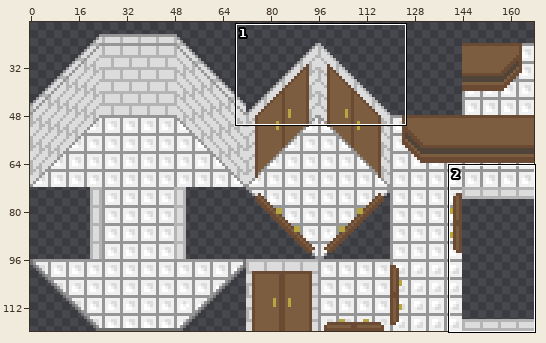
Edited in one commit: sprite sheet (Sprites/tiles/spritesheet-building.png). The picture above shows the old version from afar; the outline marks the close-up.
Close-up. Earlier state:
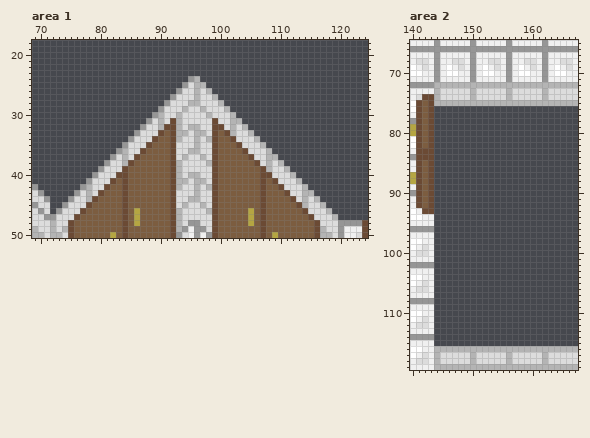
The file is 168x120 pixels. Colours within 5 levels of each other are drawn and written as one. Shown: area 1: x 69..124, y 18..50; area 2: x 140..167, y 65..119. The wide view leaves out empty margins. The commit also changed other parts of the picture, which this record leaves out.
Once edited:
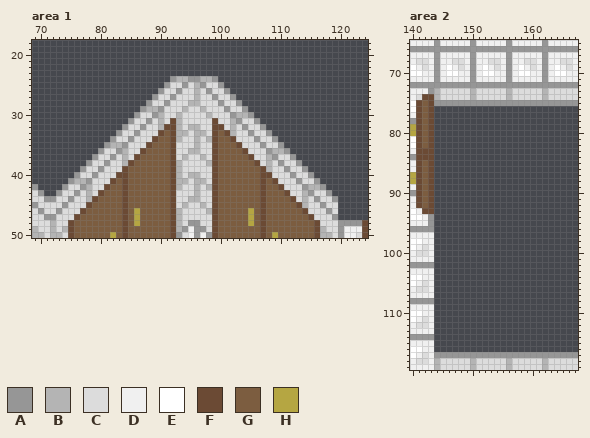
Palette (. is transparent): A #969696  B #b4b4b4  C #dcdcdc  D #f0f0f0  E #ffffff  F #6b4a34  G #7c5d40  H #b5a642
From old to new:
Area 1:
There is now colour A in row 24 at x 92 and 99; in row 25 at x 91 and 100; in row 26 at x 90 and 101; in row 27 at x 89 and 102; in row 28 at x 88 and 103; in row 29 at x 87 and 104.
There is now colour A in row 30 at x 86 and 105; in row 31 at x 85 and 106; in row 32 at x 84 and 107; in row 33 at x 83 and 108; in row 34 at x 82 and 109; in row 35 at x 81 and 110.
There is now colour A in row 36 at x 80 and 111; in row 37 at x 79 and 112; in row 38 at x 78 and 113; in row 39 at x 77 and 114; in row 40 at x 76 and 115; in row 41 at x 75 and 116.
There is now colour A in row 42 at x 74 and 117; in row 43 at x 73 and 118; in row 44 at x 72 and 119.
The edit turns colour B into colour A in row 24 at x 96; in row 25 at x 97; in row 26 at x 98; in row 27 at x 99; in row 28 at x 100; in row 29 at x 101.
The edit turns colour B into colour A in row 30 at x 102; in row 31 at x 103; in row 32 at x 104; in row 33 at x 105; in row 34 at x 106; in row 35 at x 107.
The edit turns colour B into colour A in row 36 at x 108; in row 37 at x 109; in row 38 at x 110; in row 39 at x 111; in row 40 at x 112; in row 41 at x 113.
The edit turns colour B into colour A in row 42 at x 114; in row 43 at x 115; in row 44 at x 116; in row 45 at x 117; in row 46 at x 118; in row 47 at x 119.
There is now colour B in row 24 at x 93 to 94 and 97 to 98; in row 29 at x 88 to 89; in row 30 at x 103 to 104; in row 35 at x 82 to 83; in row 36 at x 109 to 110; in row 41 at x 76 to 77.
There is now colour B in row 42 at x 115 to 116.
There is now colour C in row 25 at x 92 to 93 and 98 to 99; in row 26 at x 91 to 92 and 99 to 100; in row 27 at x 90 to 91 and 100 to 101; in row 28 at x 89 to 90 and 101 to 102; in row 29 at x 102 to 103; in row 30 at x 87 to 88.
There is now colour C in row 31 at x 86 to 87 and 104 to 105; in row 32 at x 85 to 86 and 105 to 106; in row 33 at x 84 to 85 and 106 to 107; in row 34 at x 83 to 84 and 107 to 108; in row 35 at x 108 to 109; in row 36 at x 81 to 82.
There is now colour C in row 37 at x 80 to 81 and 110 to 111; in row 38 at x 79 to 80 and 111 to 112; in row 39 at x 78 to 79 and 112 to 113; in row 40 at x 77 to 78 and 113 to 114; in row 41 at x 114 to 115; in row 42 at x 75 to 76.
There is now colour C in row 43 at x 74 to 75 and 116 to 117; in row 44 at x 73 to 74 and 117 to 118; in row 45 at x 72 to 73 and 118 to 119; in row 46 at x 72 and 119.
Area 2:
The edit turns colour B into colour A in row 72 at x 144 to 167; in row 75 at x 144 to 167; in row 117 at x 144, 150, 156 and 162.
The edit turns colour C into colour A in row 117 at x 145 to 149, 151 to 155, 157 to 161 and 163 to 167.
The edit turns colour D into colour A in row 73 at x 143; in rows 94 to 95 at x 143.
The edit turns colour B into colour C in row 119 at x 145 to 149, 151 to 155, 157 to 161 and 163 to 167.
Colour B is removed in row 116 at x 144 to 167.
